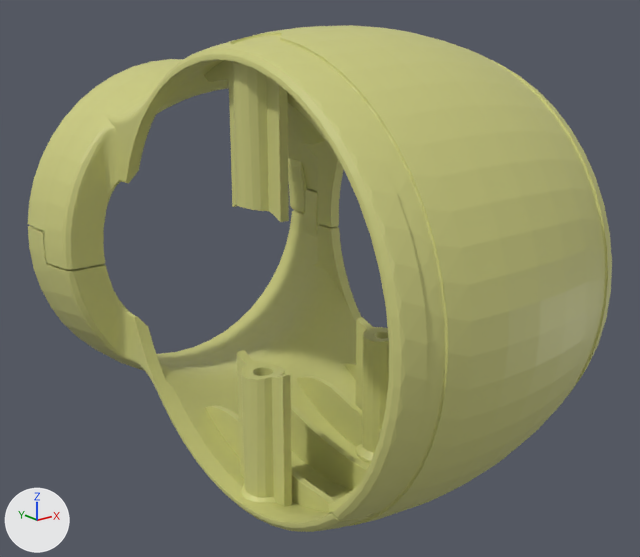
The COLLADA model scenes/dae/Body_LSR_vis.dae: old version first, new version second.
One viewpoint serves both versions: a 50 mm camera at (-0.1477, -0.1456, 0.0578) aimed at (-0.0262, 0.0063, -0.003). The axes (+X, +Y, +Z) are drawn at lower left. The lights are the same throughout. Vertices at the same position are counted once.

Names of what the first picture shows: 'node'.
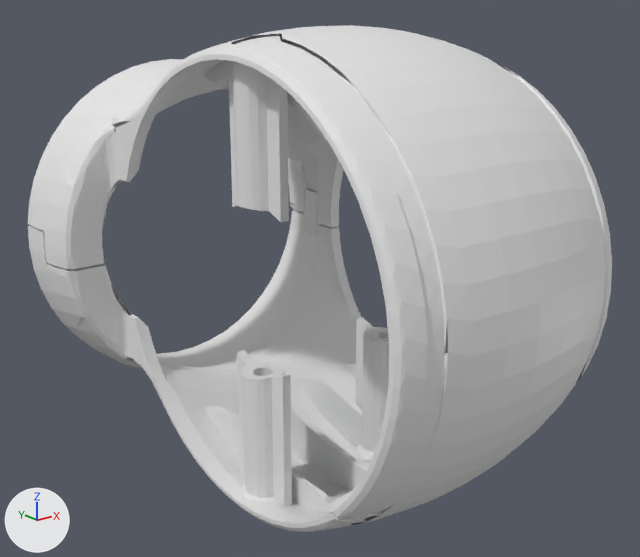
The change, as a list of edits to the scene's bpy script:
```text
Change me_shape0:
    used by ob_node; location = (0.0, 0.0, 0.0)
    remove me_shape0.from_pydata(...)  # 5761 vertices, 11534 faces; spans x -0.0699..0.0161, y -0.0529..0.069, z -0.0529..0.0529
    add me_shape0.from_pydata(...)  # 3060 vertices, 5904 faces; spans x -0.0699..0.0161, y -0.0529..0.069, z -0.0529..0.0529
    me_shape0 part 1: 2701 vertices removed from x -0.0697..0.0159, y -0.0512..0.069, z -0.0525..0.0525
    me_shape0 part 2: 3724 faces spanning x -0.0699..0.0161, y -0.0529..0.069, z -0.0529..0.0529 switch from mat_vertex_colours to no material
```

What differs and where, as boxes [x1, y1, x2, y2] in the pictures (640 x 557 px):
part 1 of me_shape0, deleted (yellow): before [28, 26, 608, 529]
part 2 of me_shape0, recoloured (beige to grey): [29, 25, 612, 532] in both
